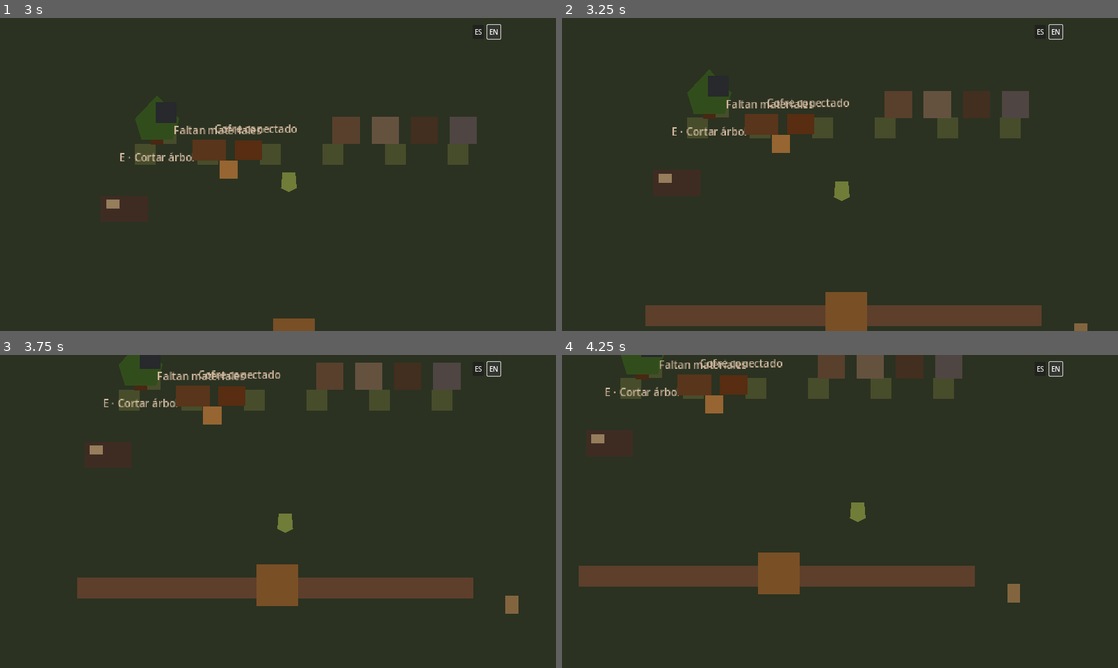
Above: before the commit, frames 1-4 (two rows, left to right).
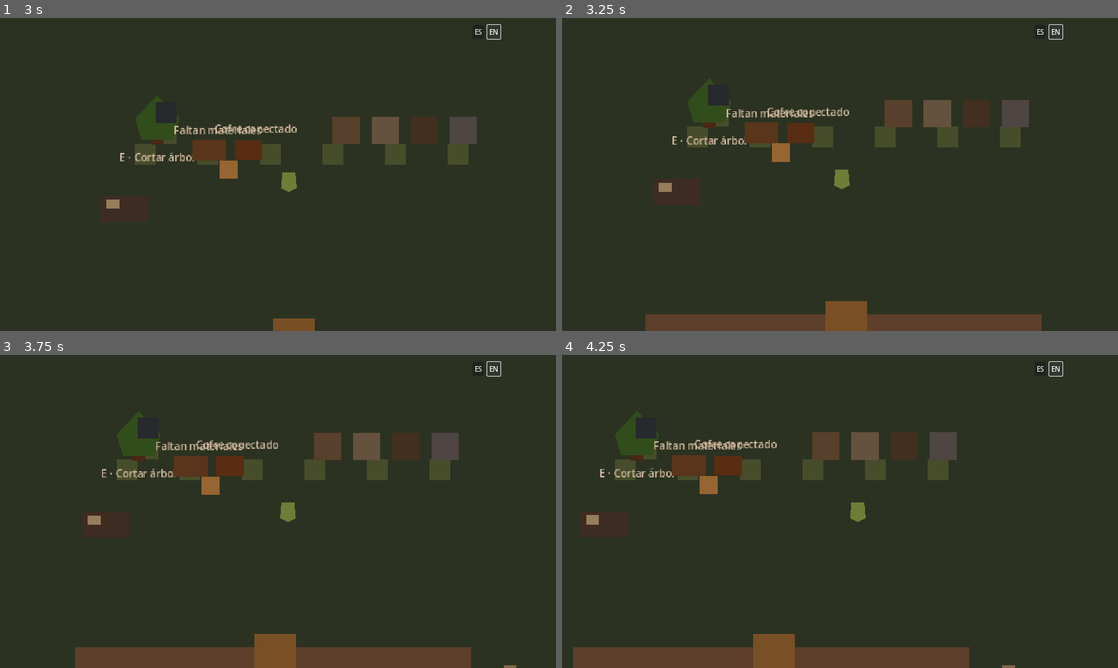
Above: after the commit, the same moments.

Repository: avarap/game1
Game: Godot game, scene res://main.tscn
Two runs of this game, one before a commit and one after it. Both use one fixed random seed, a clock stepped at 60 frames per second and the inputs below.
Inputs:
- Up to frame 1 (3 s): click "ES" at 0.5 s; click "EN" at 1.25 s; tap Enter at 2 s; hold D (move_right) 2.03-2.78 s; hold E (interact) 2.03-2.78 s; hold S (move_down) from 2.78 s (still down); tap E (interact) at 2.85 s
- Up to frame 2 (3.25 s): keep holding S (move_down)
- Up to frame 3 (3.75 s): release S (move_down) at 3.53 s; hold D (move_right) from 3.53 s (still down); hold E (interact) from 3.53 s (still down)
- Up to frame 4 (4.25 s): keep holding D (move_right); keep holding E (interact)

Frame 1 is identical in both runs. In frame 2, 7.0% of the frame differs, in the area x 15-95%, y 16-100%; in frame 3, 20%, in the area x 13-94%, y 0-100%; in frame 4, 19%.

Commit message:
fix: register atlas before tile collision data

Diff:
--- a/world/maps/technical_map.gd
+++ b/world/maps/technical_map.gd
@@ -52,6 +52,7 @@
 	source.texture_region_size = TILE_SIZE
 	for atlas_x in range(5):
 		source.create_tile(Vector2i(atlas_x, 0))
+	tile_set.add_source(source, SOURCE_ID)
 
 	var collision_data := source.get_tile_data(COLLISION_TILE, 0)
 	collision_data.add_collision_polygon(0)
@@ -67,7 +68,6 @@
 			]
 		),
 	)
-	tile_set.add_source(source, SOURCE_ID)
 	return tile_set
 
 
